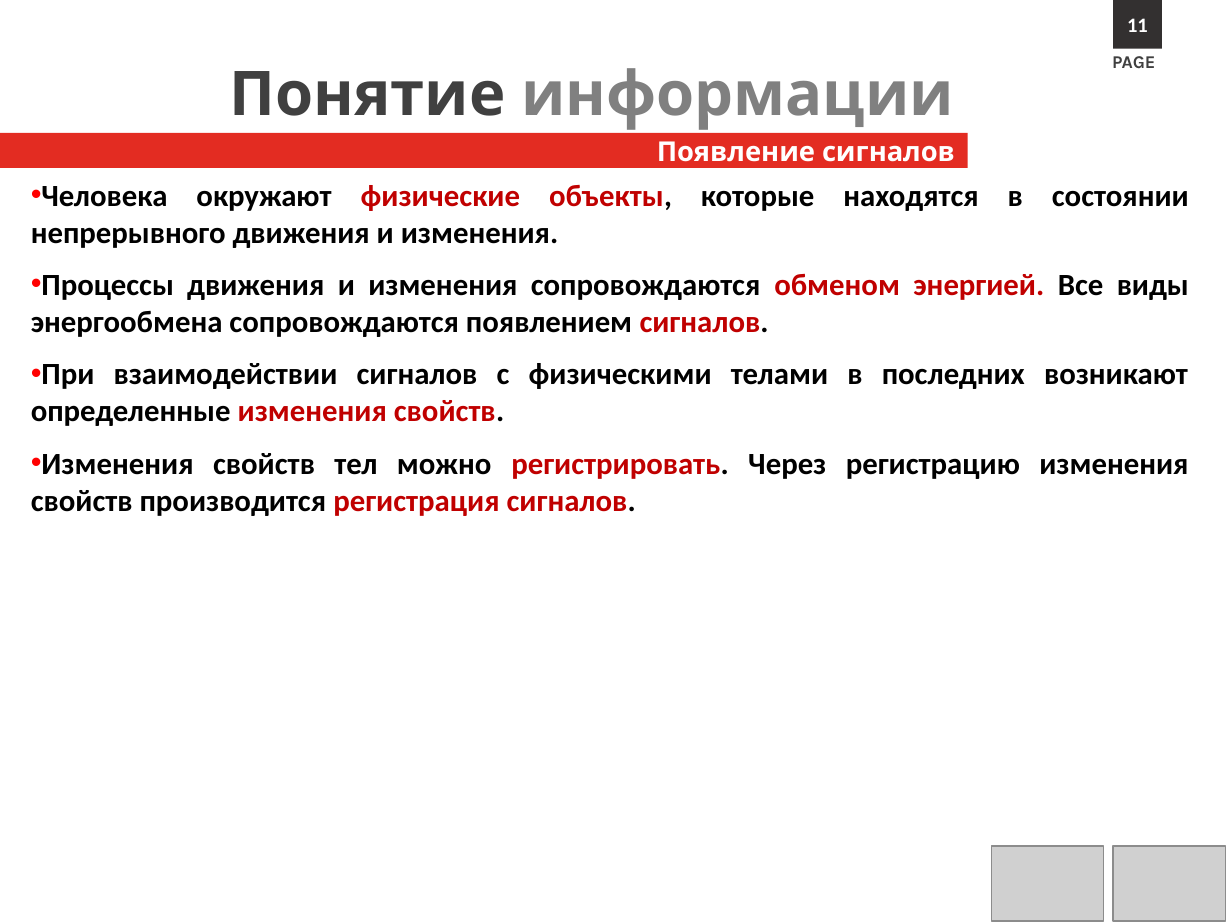
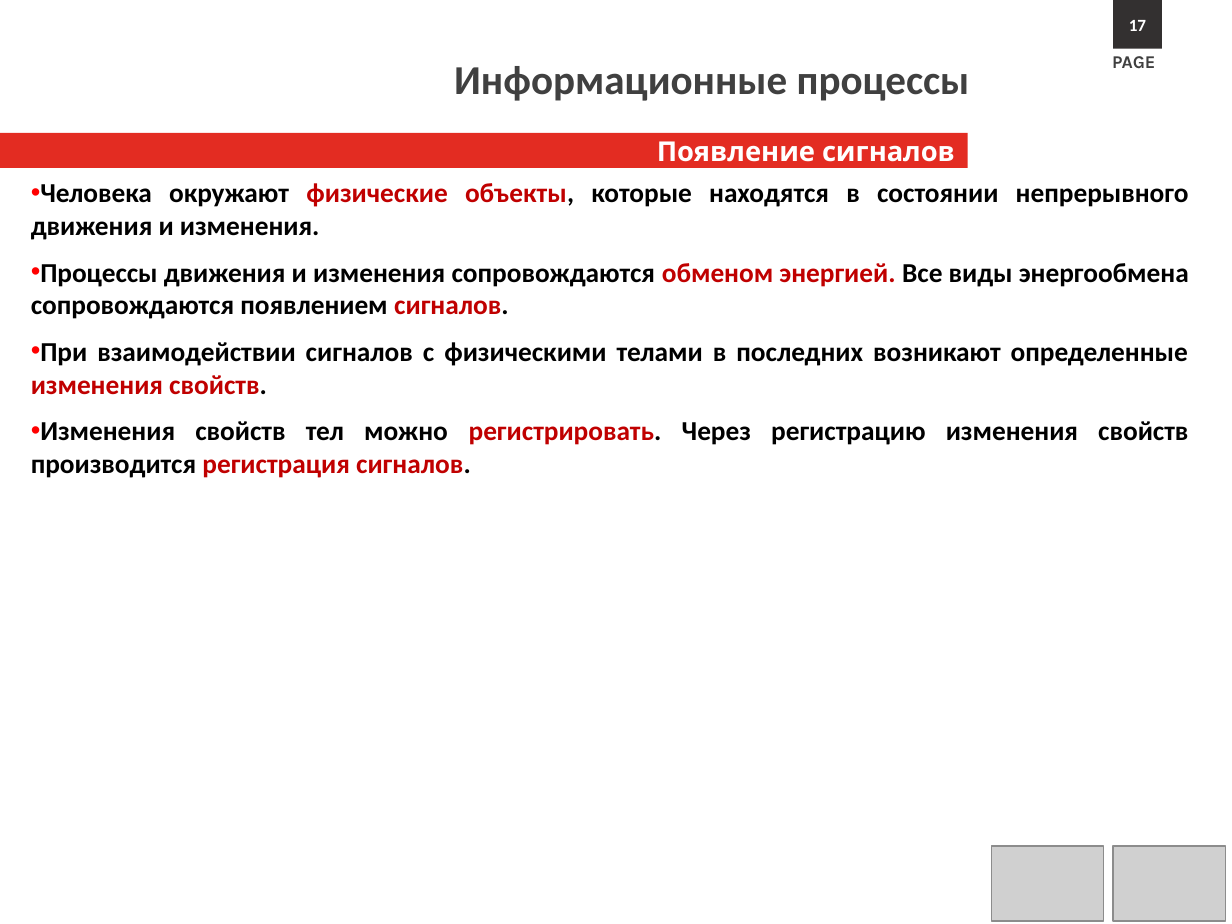
Before and after one commit to s1211001142/computer_science_course, a slide deck: slide 17 of Lectures/Л1.Информационные процессы.pptx (slide 12 before the commit). Drawn at 1232x924 pixels with LibreOffice and Linux fonts; fonts in the diff are those of the drawing; grey boxes stand for pictures; background and template pictures are left out. Boxes give left, top, right and bottom in pixels: in the first picture for what was removed or moved away, otherwise in the second. Text is boxed around its words. In the diff, an @@ line names an element or a change of style, - is before the commit and + after.

```diff
--- a/Lectures/Л1.Информационные процессы.pptx
+++ b/Lectures/Л1.Информационные процессы.pptx
@@ text in rectangle at (1129,20,1146,31): text changed; size 12 to 10 pt @@
-11
+17
@@ text at (454,66,970,101): text changed; size 36 to 24 pt; font Karla to Calibri; text colour #808080 to #404040 @@
-Понятие информации
+Информационные процессы
@@ text "Человека окружают физические объекты, которые ..." at (31,183,1189,478): size 18 to 16 pt; less space between paragraphs @@
```
Also in this commit, not shown: 47 other slides changed, 7 slides added, 13 slides removed, 10 other files.
